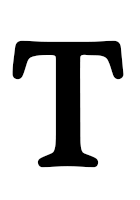
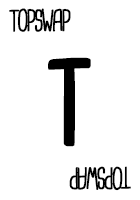
Layer changes from the first 140x200 image to the second:
added layer "topswap copy" above "topswap" over (69, 166, 131, 191)
added layer "topswap" above "T" over (9, 8, 71, 32)
painted on "T" over (12, 40, 124, 168)
